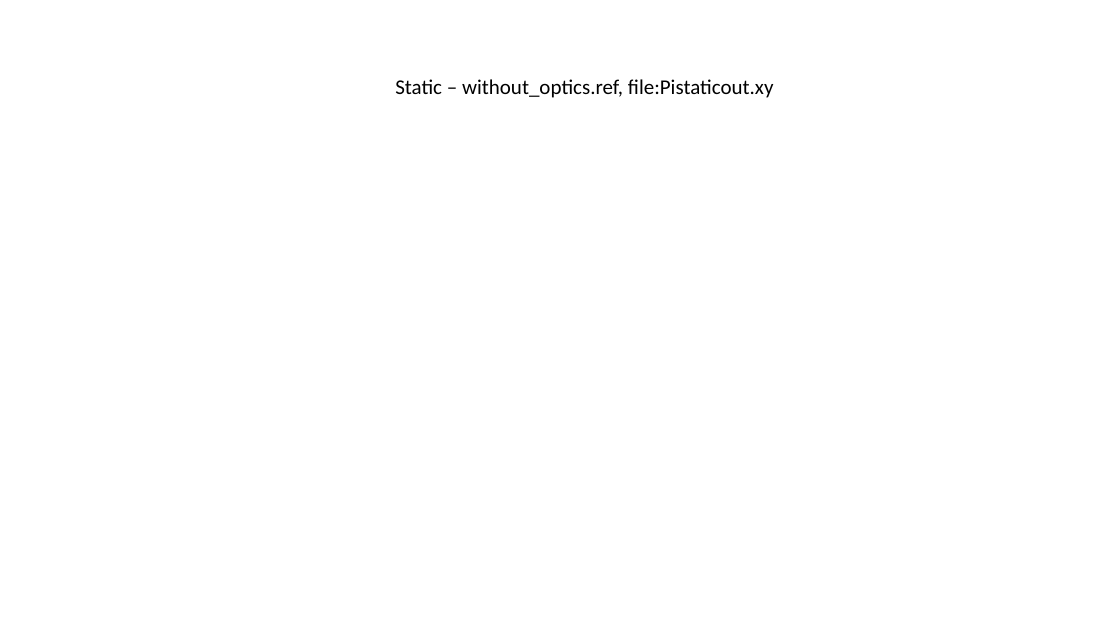
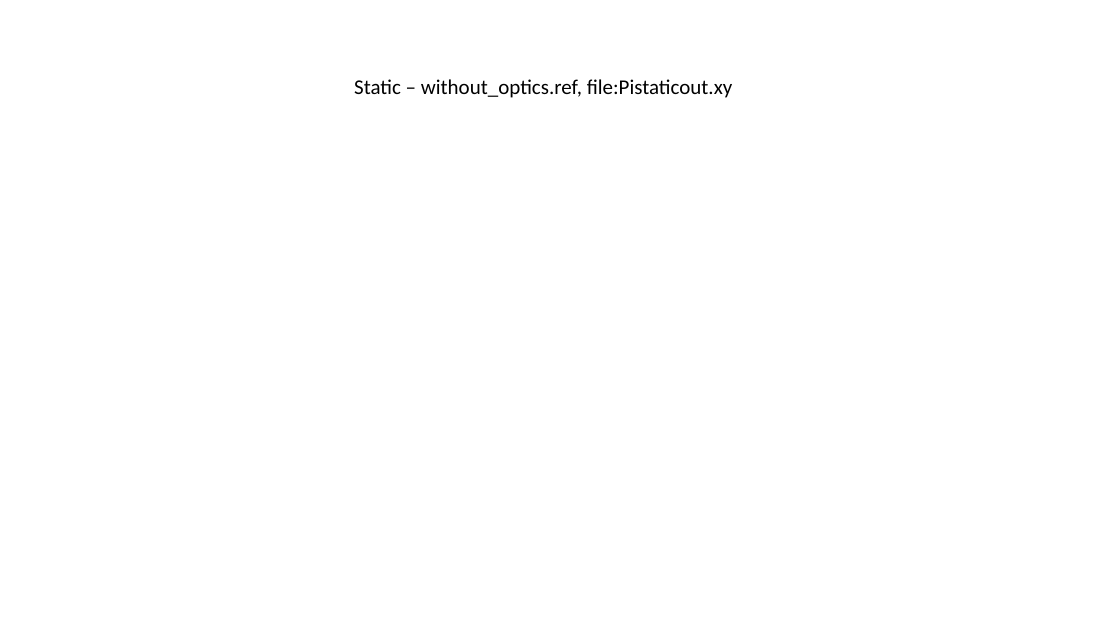
Before and after one commit to Cosinus0/MasterThesis, a slide deck: slide 3 of Thesis/matlab_code/PIswelling/PIswelling.pptx. Drawn at 1120x630 pixels with LibreOffice and Linux fonts; fonts in the diff are those of the drawing; background and template pictures are left out. Boxes give left, top, right and bottom in pixels: in the first picture for what was removed or moved away, otherwise in the second. Text is boxed around its words. In the diff, an @@ line names an element or a change of style, - is before the commit and + after.

```diff
--- a/Thesis/matlab_code/PIswelling/PIswelling.pptx
+++ b/Thesis/matlab_code/PIswelling/PIswelling.pptx
@@ text "Static – without_optics.ref, file:Pistaticout.xy": place and size @@
-text "Static – without_optics.ref, file:Pistaticout.xy" at (395, 79, 774, 98)
+text "Static – without_optics.ref, file:Pistaticout.xy" at (354, 79, 733, 98)
```
Also in this commit, not shown: 3 other slides changed, 10 other files.
